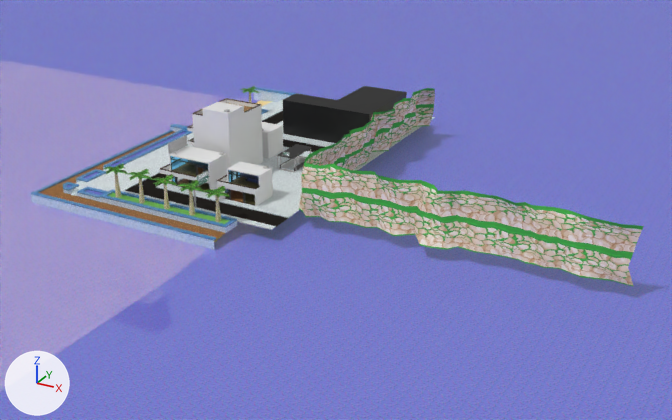
Two versions of the Blender file res/models/docks/docks.blend, one commit apart.
One viewpoint serves both versions: a 50 mm camera at (153.0, -192.9, 96.5) aimed at (42.9, 7.3, -3.6). Every picture has the same lights, and +X, +Y and +Z are marked at lower left.

The scene before the commit, as lines of its bpy script (objects in view):
```python
me_plane_001 = bpy.data.meshes.new('Plane.001')
me_plane_001.from_pydata(...)  # 188 vertices, 276 faces; spans x -5.1..82.8, y -20.9..61.9, z 0.0..13.6
me_plane_001.polygons.foreach_set('use_smooth', [True] * 276)
me_plane_001.materials.append(mat_cliff_side)  # picture img_cliff_side_albedo_png
me_plane_013 = bpy.data.meshes.new('Plane.013')
me_plane_013.from_pydata(...)  # 8 vertices, 3 faces; spans x -8.0..40.0, y -18.0..30.0, z 1.0
me_plane_013.materials.append(mat_asphalt)  # picture img_asphalt_albedo_png
me_plane_028 = bpy.data.meshes.new('Plane.028')
me_plane_028.from_pydata(...)  # 60 vertices, 44 faces; spans x 1.0..13.0, y 2.0..18.0, z 1.3..18.4
me_plane_028.materials.append(mat_white)  # white #e7e7e7
me_plane_261 = bpy.data.meshes.new('Plane.261')
me_plane_261.from_pydata(...)  # 52 vertices, 24 faces; spans x -1.0..49.0, y -51.0..49.0, z 0.2
me_plane_261.materials.append(mat_turqoise_tiles)  # picture img_turqoise_tiles_png
# before: 16 (49.0, -51.0, 0.2) at pixel (271, 229), 17 (49.0, -49.0, 0.2) at pixel (275, 226), 46 (49.0, -43.0, 0.2) at pixel (288, 217), 47 (49.0, -41.0, 0.2) at pixel (292, 214)
ob_docks_008 = bpy.data.objects.new('docks.008', me_plane_013)
ob_docks_008.location = (0.0, 0.0, 0.0)
ob_docks_023 = bpy.data.objects.new('docks.023', me_plane_028)
ob_docks_023.location = (0.0, 0.0, -0.1)
ob_plane_011 = bpy.data.objects.new('Plane.011', me_plane_001)
ob_plane_011.location = (41.0, 10.0, 1.2)
ob_plane_097 = bpy.data.objects.new('Plane.097', me_plane_261)
ob_plane_097.location = (-9.0, 31.0, 1.0)
# also in view: 'Plane.055' at (35.0, 14.9, 1.2); 'Plane' at (0.0, 0.0, -2.5); 'Plane.062' at (0.0, 0.0, -2.4); 'docks.026' at (23.0, -6.0, 5.0); 'docks.005' at (-17.5, 2.5, 0.5)
```
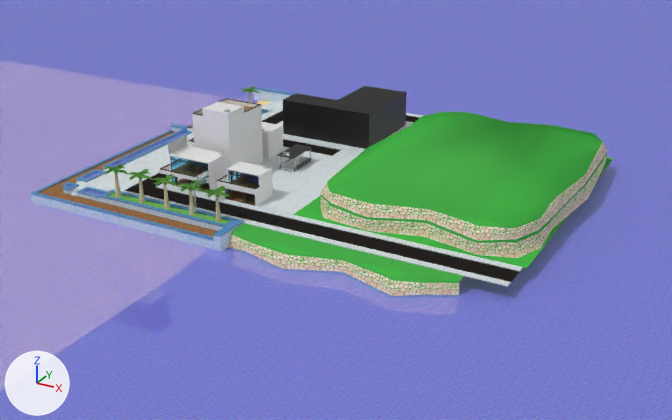
Commit message: update docks

What differs and where, as boxes [x1, y1, x2, y2] in the pictures (672 x 420 px; the box of a moved part takes in the faces that stretch with it):
'Plane.012', added (green)
    after: [321, 111, 607, 258]
'Plane.011', reshaped, moved
    before: [299, 88, 644, 287]
    after: [293, 157, 614, 268]
'Plane.016', added (green)
    after: [227, 224, 464, 296]
'docks.008', reshaped
    before: [125, 173, 288, 227]
    after: [125, 173, 519, 282]
'Plane.097', reshaped (28% wider, 46% taller)
    before: [120, 107, 435, 229]
    after: [120, 107, 522, 286]
'Plane.013', added
    after: [214, 222, 244, 251]
'Plane.015', added
    after: [214, 219, 244, 236]
'Plane.014', added
    after: [214, 221, 244, 237]
part 1 of me_plane_013, moved or reshaped
    before: [235, 216, 288, 227]
    after: [235, 216, 519, 282]
part 2 of me_plane_261, moved or reshaped
    before: [144, 196, 292, 229]
    after: [144, 196, 522, 286]
part 3 of me_plane_001, deleted
    before: [299, 88, 644, 287]
part 4 of me_plane_001, added (green)
    after: [293, 157, 614, 268]

The change, as a diff of the scene's bpy script:
```diff
--- a/res/models/docks/docks.blend.py
+++ b/res/models/docks/docks.blend.py
@@ me_plane_013 @@
 me_plane_013.from_pydata(...)  # 8 vertices, 3 faces; spans x -8.0..40.0, y -18.0..30.0, z 1.0
-me_plane_013.vertices[4].co = (40.0, -12.0, 1.0)  # pixel (288, 218)
-me_plane_013.vertices[5].co = (40.0, -18.0, 1.0)  # pixel (275, 227)
+# me_plane_013 part 1
+me_plane_013.vertices[4].co = (100.0, -12.0, 1.0)  # pixel (519, 271)
+me_plane_013.vertices[5].co = (100.0, -18.0, 1.0)  # pixel (510, 282)
 me_plane_013.materials.append(mat_asphalt)
@@ me_plane_261 @@
 me_plane_261.from_pydata(...)  # 52 vertices, 24 faces; spans x -1.0..49.0, y -51.0..49.0, z 0.2
+# me_plane_261 part 2
+for i in [16, 17, 46, 47]: me_plane_261.vertices[i].co += Vector((60.0, 0.0, 0.0))
 me_plane_261.materials.append(mat_turqoise_tiles)
@@ me_plane_001 @@
 # verts and faces of me_plane_001; kept vertices keep their numbers, new ones are numbered from 188
-me_plane_001.from_pydata(...)  # 188 vertices, 276 faces; spans x -5.1..82.8, y -20.9..61.9, z 0.0..13.6
+me_plane_001.from_pydata(...)  # 4 vertices, 1 face; spans x -30.0..31.0, y -40.0..40.0, z 0.0
+# me_plane_001 part 3: the whole mesh is rebuilt
+# me_plane_001 part 4
+verts[188] = (-30.0, -40.0, 0.0)  # pixel (292, 214)
+verts[189] = (31.0, -40.0, 0.0)  # pixel (527, 268)
+verts[190] = (-30.0, 40.0, 0.0)
+verts[191] = (31.0, 40.0, 0.0)  # pixel (614, 158)
+faces += [(188, 189, 191, 190)]
+# me_plane_001 part 5: the surface is now shaded flat
 me_plane_001.materials.append(mat_cliff_side)
@@ ob_plane_011 @@
 ob_plane_011 = bpy.data.objects.new('Plane.011', me_plane_001)
-ob_plane_011.location = (41.0, 10.0, 1.2)
+ob_plane_011.location = (70.0, 30.0, 1.2)
@@ ob_plane_016 @@
+ob_plane_016 = bpy.data.objects.new('Plane.016', me_plane_017)  # 28 vertices, 30 faces; spans x -33.0..25.0, y -8.6..2.0, z -1.0..6.0; in mat_cliff_side (picture img_cliff_side_albedo_png)
+ob_plane_016.location = (65.0, -22.0, -5.0)
@@ ob_plane_015 @@
+ob_plane_015 = bpy.data.objects.new('Plane.015', me_plane_015)  # 4 vertices, 1 face; spans x -11.0..-1.0, y -1.0..1.0, z 1.4; in mat_blue_tile (picture img_blue_tile_light_albedo_png)
+ob_plane_015.location = (31.0, -19.0, 0.4)
+ob_plane_015.rotation_euler = (0.0, 0.0, 1.571)  # degrees (0, 0, 90)
@@ ob_plane_014 @@
+ob_plane_014 = bpy.data.objects.new('Plane.014', me_plane_014)  # 8 vertices, 4 faces; spans x -11.0..-1.0, y -1.0..1.0, z 1.0..1.4; in mat_docks_bricks_top (picture img_docks_bricks_top_light_albedo_png)
+ob_plane_014.location = (31.0, -19.0, 0.4)
+ob_plane_014.rotation_euler = (0.0, 0.0, 1.571)  # degrees (0, 0, 90)
@@ ob_plane_013 @@
+ob_plane_013 = bpy.data.objects.new('Plane.013', me_plane_011)  # 8 vertices, 4 faces; spans x -11.0..-1.0, y -1.0..1.0, z -5.0..1.0; in mat_docks_bricks (picture img_docks_bricks_albedo_png)
+ob_plane_013.location = (31.0, -19.0, 0.4)
+ob_plane_013.rotation_euler = (0.0, 0.0, 1.571)  # degrees (0, 0, 90)
@@ ob_plane_012 @@
+ob_plane_012 = bpy.data.objects.new('Plane.012', me_plane_009)  # 54 vertices, 73 faces; spans x -2.8..58.4, y -39.6..42.0, z -1.0..6.0; in mat_cliff_side (picture img_cliff_side_albedo_png)
+ob_plane_012.location = (44.0, 30.0, 2.2)
```
